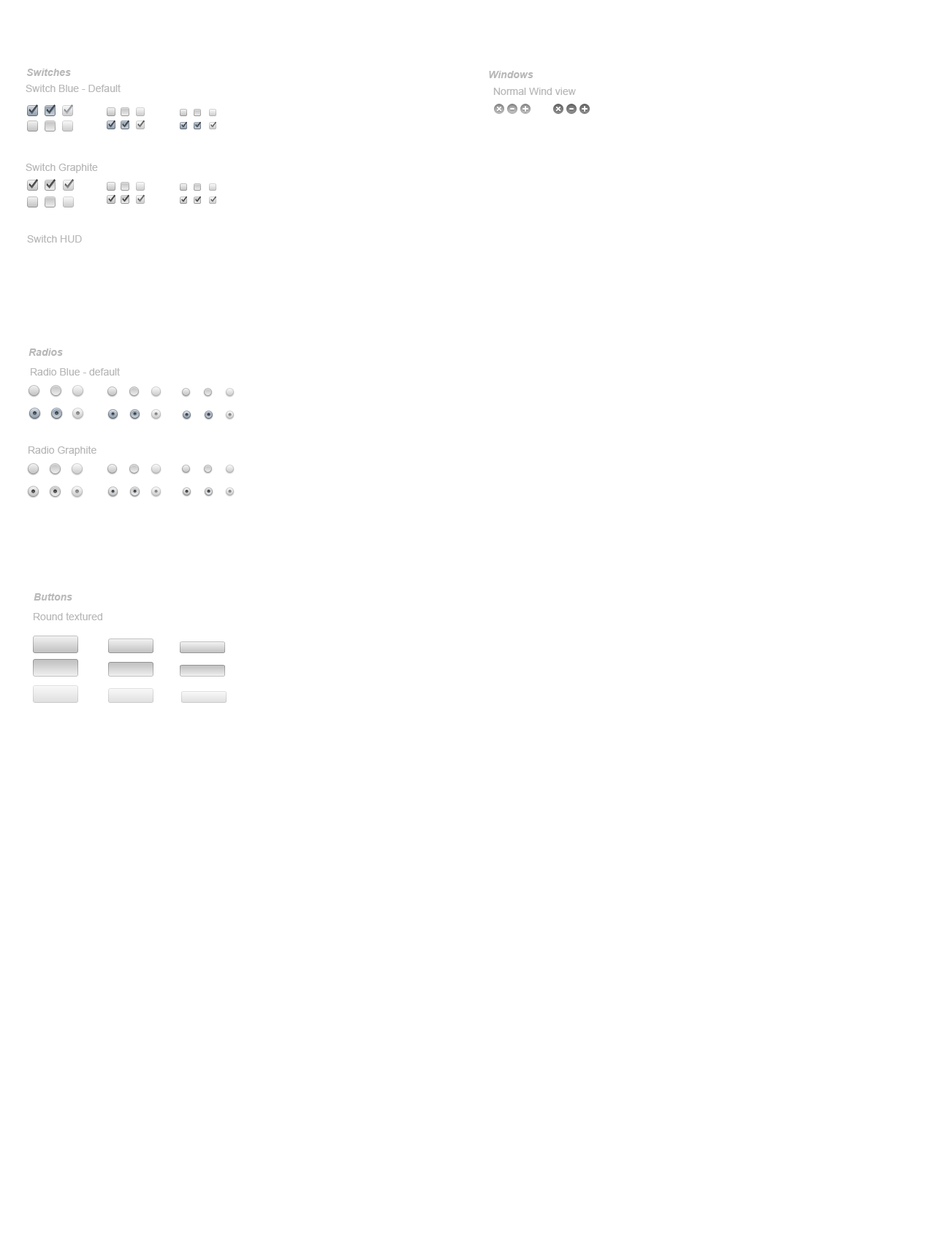
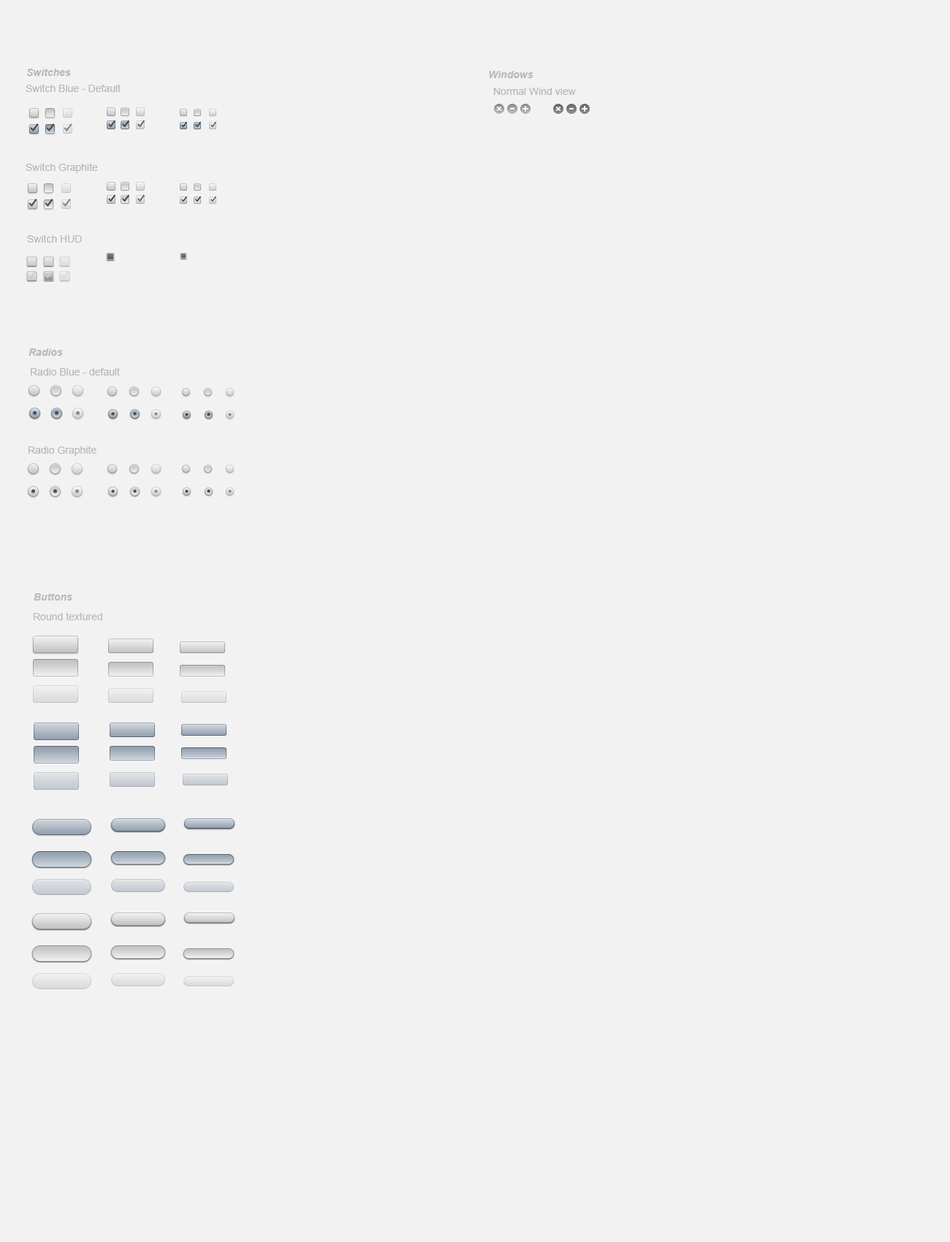
Layer changes from the first 950×1242 image to the second:
added group "Blue" with 30 layers in group "Switches" over <box>29,107,217,134</box>
moved "Regular" (1st of 5, in "Switches" › "Blue") into group "Blue" over <box>27,104,217,134</box>
added group "Regular" (2nd of 5, in "Switches" › "Graphite") with 9 layers in group "Graphite" over <box>27,183,71,209</box>
added group "HUD" (1st of 2, in "Switches") with 16 layers in group "Switches" over <box>14,246,259,341</box>
added group "Regular" (3rd of 5, in "Switches" › "HUD") with 9 layers in group "HUD" over <box>27,256,70,281</box>
moved "Normal Tick" (1st of 2, in "Switches" › "HUD" › "Regular") into group "Regular", painted on it over <box>28,178,38,280</box>
added group "Backgrounds" with 1 layers in group "HUD" over <box>14,246,259,341</box>
added group "Push Graphite" with 9 layers in group "Buttons" over <box>32,912,235,990</box>
added layer "Shape 64 copy 5" in group "Push Graphite" over <box>32,913,92,930</box>
added layer "Shape 64 copy 4" in group "Push Graphite" over <box>32,945,92,962</box>
added layer "Shape 64 copy 3" (50%) in group "Push Graphite" over <box>32,973,92,990</box>
added group "Push" with 9 layers in group "Buttons" over <box>32,818,235,895</box>
added layer "Shape 64 copy" in group "Push" over <box>32,818,92,836</box>
added layer "Shape 64" in group "Push" over <box>32,851,92,868</box>
added layer "Shape 64 copy 2" (50%) in group "Push" over <box>32,878,92,895</box>
added group "Regular Blue" with 3 layers in group "Round textured" over <box>33,722,79,790</box>
added group "Small Blue" with 3 layers in group "Round textured" over <box>109,722,155,787</box>
added group "Mini Blue" with 3 layers in group "Round textured" over <box>181,723,228,786</box>
showed "Window background" over <box>0,0,950,1242</box>
showed "Background" over <box>0,0,950,1242</box>
…and 67 more changes (47 added, 1 opacity, 7 painted, 13 removed, 4 renamed, 2 stack)
